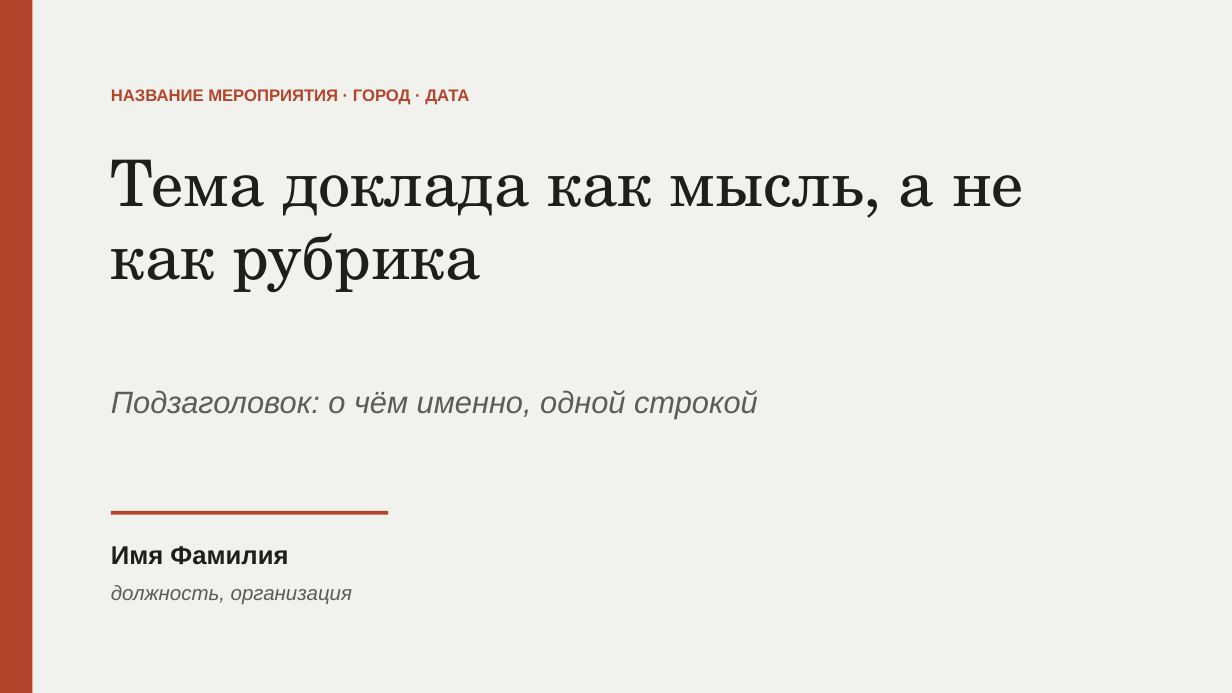
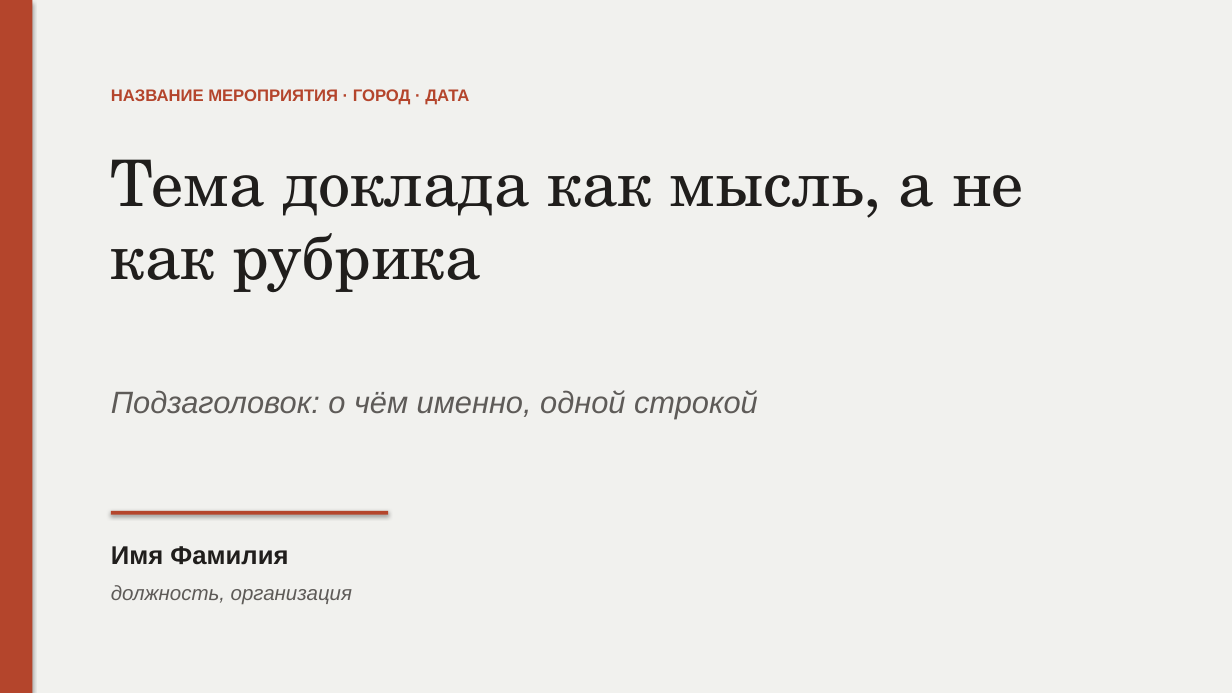
Before and after one commit to AlenaPrasol/vizitka-alena, a slide deck: slide 2 of razbory/prezentaciya-psihologa/fayly/skelet-doklada-15-slaydov.pptx. Drawn at 1232x693 pixels with LibreOffice and Linux fonts; fonts in the diff are those of the drawing. Boxes give left, top, right and bottom in pixels: in the first picture for what was removed or moved away, otherwise in the second. Text is boxed around its words. In the diff, an @@ line names an element or a change of style, - is before the commit and + after.

```diff
--- a/razbory/prezentaciya-psihologa/fayly/skelet-doklada-15-slaydov.pptx
+++ b/razbory/prezentaciya-psihologa/fayly/skelet-doklada-15-slaydov.pptx
@@ rectangle at [0,0,32,693]: shadow on @@
@@ rectangle at [111,511,388,515]: shadow on @@
```
Also in this commit, not shown: 14 other slides changed, 7 other files.
